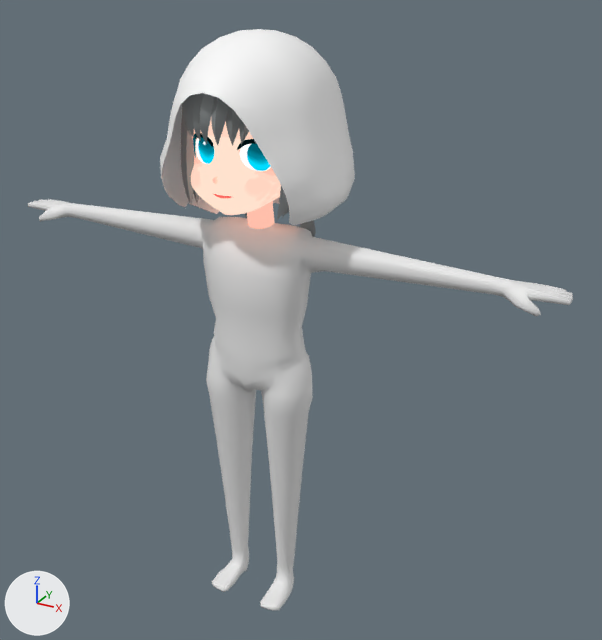
The Blender file arch_chan.blend, before and after one commit.
Camera for both pictures: a 50 mm lens placed at (16.2, -25.1, 6.4), pointed at (1.2, 2.1, -7.2). Lighting does not change. The marker at lower left points along +X, +Y and +Z.
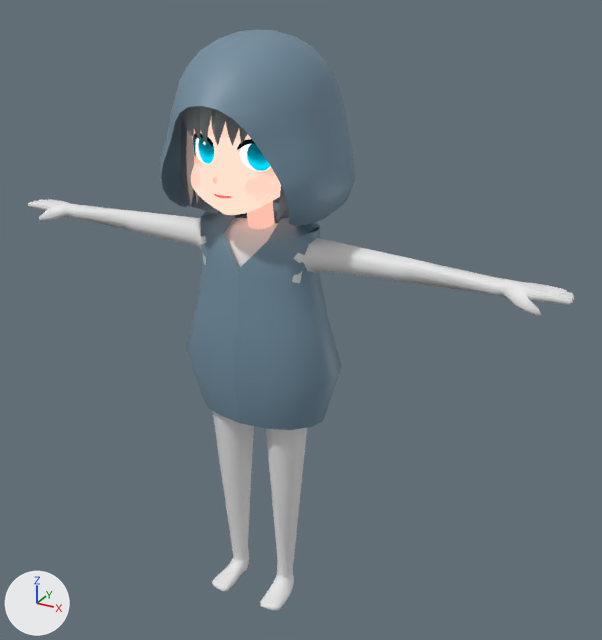
Commit message: [add]: clothes

The change, as a list of edits to the scene's bpy script:
```text
Change mat_clothes_mat:
    mat_clothes_mat.base_color: (1.0, 1.0, 1.0) -> (0.165, 0.266, 0.351)  # white #ffffff -> blue #718da0
Change me_sphere:
    used by ob_sphere; location = (0.0, 0.0, 0.0)
    remove me_sphere.from_pydata(...)  # 200 vertices, 186 faces; spans x 0.0..3.55, y -2.29..4.64, z -2.77..3.99
    add me_sphere.from_pydata(...)  # 200 vertices, 186 faces; spans x -0.05..3.58, y -2.42..4.69, z -2.77..3.96
    me_sphere part 1: 66 of 200 vertices moved; they spanned x 0.0..2.53, y -2.29..1.91, z 0.41..3.99 and now span x 0.0..2.53, y -2.42..1.91, z 0.38..3.96; mean shift (0.0, -0.1, -0.09); largest move (0.0, -1.69, 2.85) -> (0.0, -1.93, 2.48)
    me_sphere part 2: 39 of 200 vertices moved; they spanned x 0.0..3.55, y -1.48..4.64, z -2.33..-0.98 and now span x -0.05..3.58, y -1.49..4.69, z -2.42..-0.98; mean shift (0.0, 0.0, -0.06); largest move (2.53, -1.12, -1.83) -> (2.53, -1.12, -1.92)
Add me_cylinder_003:
    me_cylinder_003.from_pydata(...)  # 57 vertices, 44 faces; spans x -0.01..3.48, y -1.16..3.15, z -10.9..-2.71
    me_cylinder_003.polygons.foreach_set('use_smooth', [True] * 44)
    me_cylinder_003.materials.append(mat_clothes_mat)  # blue #718da0
Add ob_cylinder_001:
    ob_cylinder_001 = bpy.data.objects.new('Cylinder.001', me_cylinder_003)
    ob_cylinder_001.location = (0.0, 0.0, 0.0)
    _m = ob_cylinder_001.modifiers.new('Mirror', 'MIRROR')
```

Changed parts and their boxes (x1, y1, x2, y2) in the pictures (602 x 640 px; the box of a moved part takes in the faces that stretch with it):
'Cylinder.001', added (blue): after (186, 210, 342, 430)
'Sphere', recoloured, reshaped (white to blue): before (160, 29, 355, 225); after (160, 30, 355, 226)
part 1 of me_sphere, moved or reshaped: before (163, 29, 324, 179); after (163, 30, 324, 179)
part 2 of me_sphere, moved or reshaped: before (160, 147, 355, 225); after (160, 147, 355, 226)
